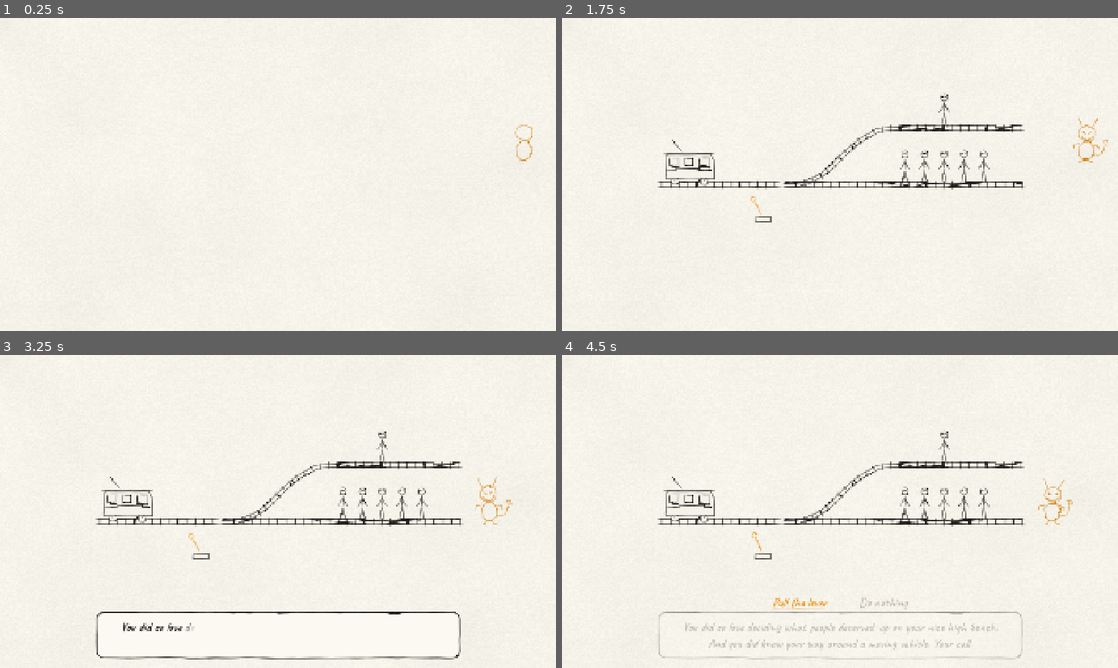
Above: before the commit, frames 1-4 (two rows, left to right).
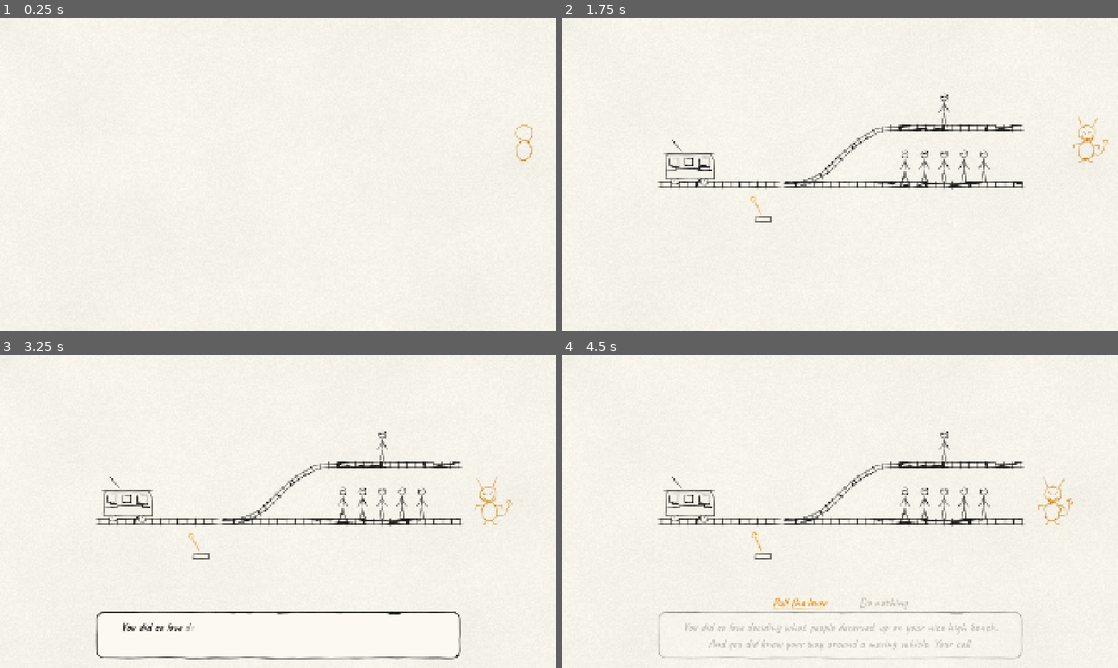
Above: after the commit, the same moments.

Repository: GoktugSugar/your_call
Game: Godot game, scene res://game/main.tscn
The game is run twice, just before and just after one commit, with the same random seed, the same clock (stepped at 60 frames per second) and the same inputs.
Inputs (mouse positions are in pixels of both pictures, inside the frame that each line leads up to):
- Up to frame 1 (0.25 s): no input
- Up to frame 2 (1.75 s): tap Enter at 0.5 s; move the mouse to (962, 158) at 0.52 s; press the mouse at (962, 158) at 0.53 s; release the mouse at (962, 158) at 1.25 s; drag from (728, 190) to (812, 237) at 1.27 s
- Up to frame 3 (3.25 s): move the mouse to (333, 442) at 2.02 s; tap Alt at 2.1 s; click (333, 442) at 2.17 s; drag from (250, 574) to (111, 464) at 2.77 s
- Up to frame 4 (4.5 s): move the mouse to (1006, 558) at 3.52 s; press the mouse at (1006, 558) at 3.53 s; release the mouse at (1006, 558) at 4.25 s; drag from (801, 602) to (756, 433) at 4.27 s

The runs differ from the first frame. In frame 1, less than 0.1% of the frame differs, in the area x 92-96%, y 34-44%; in frame 2, 0.1%; in frame 3, 0.1%; in frame 4, 0.1%, in the area x 85-92%, y 38-54%.

Commit message:
Finer grin, attached arms, and no straining idle for the imp
His body no longer swells and squats in rhythm; a lean toward the stage replaces the bounce fidget.

Co-Authored-By: Claude Opus 5.5 <noreply@anthropic.com>

Diff:
--- a/figures/imp/imp.gd
+++ b/figures/imp/imp.gd
@@ -30,7 +30,7 @@
 
 @export_group("Idle")
 ## How far he bobs at the knees, in pixels.
-@export_range(0.0, 10.0, 0.1) var bob_depth := 2.0
+@export_range(0.0, 10.0, 0.1) var bob_depth := 0.6
 ## Seconds per bob.
 @export_range(0.1, 10.0, 0.05) var bob_period := 1.6
 ## How far he sways side to side, in degrees.
@@ -38,7 +38,7 @@
 ## Seconds per sway.
 @export_range(0.1, 10.0, 0.05) var sway_period := 4.2
 ## How much he swells with each breath, as a fraction of his height.
-@export_range(0.0, 0.1, 0.001) var breath_swell := 0.02
+@export_range(0.0, 0.1, 0.001) var breath_swell := 0.0
 ## Seconds per breath.
 @export_range(0.1, 10.0, 0.05) var breath_period := 2.8
 ## How far his tail sways, in degrees.
@@ -65,8 +65,8 @@
 @export_range(0.0, 60.0, 0.5) var shrug_lift := 24.0
 ## How far a tail flick swings, in degrees.
 @export_range(0.0, 45.0, 0.5) var flick_swing := 22.0
-## How deep a bounce dips, in pixels.
-@export_range(0.0, 10.0, 0.1) var bounce_dip := 5.0
+## How far a lean in tips him toward the stage, in degrees.
+@export_range(0.0, 30.0, 0.5) var lean_in := 8.0
 ## How far a head cock tips, in degrees.
 @export_range(0.0, 30.0, 0.5) var head_cock := 10.0
 
@@ -124,7 +124,7 @@
 ## What the fidget under way adds to his pose. Tweened by name.
 var _fidget_arms := 0.0
 var _fidget_tail := 0.0
-var _fidget_crouch := 0.0
+var _fidget_lean := 0.0
 var _fidget_head := 0.0
 
 
@@ -145,8 +145,8 @@
 	drawing.jitter_phase += delta * jitter_rate
 	var wander := _time * drift_rate
 	drawing.position = Vector2(InkBrush.noise(wander, _drift_seed), InkBrush.noise(wander + _DRIFT_Y_OFFSET, _drift_seed)) * drift
-	drawing.crouch = (0.5 - 0.5 * cos(_time * TAU / bob_period)) * bob_depth + _fidget_crouch
-	drawing.lean = sin(_time * TAU / sway_period) * sway
+	drawing.crouch = (0.5 - 0.5 * cos(_time * TAU / bob_period)) * bob_depth
+	drawing.lean = sin(_time * TAU / sway_period) * sway + _fidget_lean
 	var swell := sin(_time * TAU / breath_period) * breath_swell
 	drawing.scale = Vector2(1.0 - swell * 0.5, 1.0 + swell)
 	var talk := sin(_time * TAU * nod_rate) if _talking else 0.0
@@ -228,11 +228,11 @@
 	_next_fidget_at = _time + _rng.randf_range(fidget_gap.x, fidget_gap.y)
 
 
-## One fidget, eased out and back: a shrug, a tail flick, a bounce or a cocked head.
+## One fidget, eased out and back: a shrug, a tail flick, a lean toward the stage or a cocked head.
 func _start_fidget() -> void:
 	_schedule_fidget()
 	var fidgets := [[^"_fidget_arms", shrug_lift], [^"_fidget_tail", flick_swing],
-			[^"_fidget_crouch", bounce_dip], [^"_fidget_head", head_cock * (1.0 if _rng.randf() < 0.5 else -1.0)]]
+			[^"_fidget_lean", lean_in * _toward_stage()], [^"_fidget_head", head_cock * (1.0 if _rng.randf() < 0.5 else -1.0)]]
 	var pick: Array = fidgets[_rng.randi_range(0, fidgets.size() - 1)]
 	if _fidget != null and _fidget.is_valid():
 		_fidget.kill()
@@ -243,6 +243,11 @@
 	_fidget.tween_property(self, pick[0], 0.0, fidget_duration * 0.55).set_trans(Tween.TRANS_SINE).set_ease(Tween.EASE_IN_OUT)
 
 
+## 1 when the stage is to his right, -1 when it is to his left.
+func _toward_stage() -> float:
+	return 1.0 if wing == Wing.LEFT else -1.0
+
+
 func _arc(t: float, start: Vector2, control: Vector2, target: Vector2) -> void:
 	position = start.lerp(control, t).lerp(control.lerp(target, t), t)
 
--- a/figures/imp/imp_drawing.gd
+++ b/figures/imp/imp_drawing.gd
@@ -5,6 +5,7 @@
 ## sly slanted eyes over a wide grin, a boxy body, stubby bent arms that float beside it, and a
 ## crooked tail with a square tip. His line is heavier and jitters more than the rest of the page.
 ## Unlike every soul, he has a mouth and a few faces. His origin is the ground between his feet.
+## Both arms join the body at the shoulders.
 ## [Imp] animates the lean, the nod, the crouch, the arms, the tail and the jitter; this only draws them.
 
 enum Face { GRIN, SMUG, GLARE, SURPRISED }
@@ -66,8 +67,8 @@
 		Vector2(7.0, -12.6), Vector2(21.7, -23.8), Vector2(28.0, -51.1), Vector2(10.5, -72.8)]
 const _LEFT_HORN := [Vector2(-16.8, -123.9), Vector2(-25.0, -142.0), Vector2(-32.2, -158.9)]
 const _RIGHT_HORN := [Vector2(17.5, -123.9), Vector2(26.5, -141.0), Vector2(35.0, -157.5)]
-const _LEFT_ARM := [Vector2(-23.1, -65.8), Vector2(-43.4, -59.5), Vector2(-44.1, -47.6)]
-const _RIGHT_ARM := [Vector2(21.0, -65.1), Vector2(42.7, -58.1), Vector2(42.7, -45.5)]
+const _LEFT_ARM := [Vector2(-16.0, -66.0), Vector2(-43.4, -59.5), Vector2(-44.1, -47.6)]
+const _RIGHT_ARM := [Vector2(16.0, -66.0), Vector2(43.4, -59.5), Vector2(44.1, -47.6)]
 const _LEFT_LEG := [Vector2(-10.5, -12.6), Vector2(-16.1, -2.1), Vector2(-25.9, -0.7)]
 const _RIGHT_LEG := [Vector2(8.4, -12.6), Vector2(13.3, -2.8), Vector2(23.8, 0.0)]
 const _TAIL := [Vector2(22.4, -24.5), Vector2(33.6, -29.4), Vector2(38.5, -26.6), Vector2(52.5, -33.6),
@@ -84,10 +85,10 @@
 const _FROWN := [Vector2(-15.0, -84.0), Vector2(0.0, -89.0), Vector2(15.0, -84.0)]
 const _SURPRISED_EYES := [Vector2(-10.0, -105.0), Vector2(10.0, -105.0)]
 const _SURPRISED_EYE_RADIUS := 5.0
-## His eyes and mouth are bold marks, heavier than the rest of him, so they read at any size.
+## His eyes are bold marks, heavier than the rest of him, so they read at any size. His grin is finer.
 const _EYE_WIDTH := 1.35
 const _GLARE_EYE_WIDTH := 1.45
-const _MOUTH_WIDTH := 1.1
+const _MOUTH_WIDTH := 0.75
 const _SURPRISED_MOUTH := Vector2(0.0, -88.0)
 const _SURPRISED_MOUTH_RADII := Vector2(5.0, 6.5)
 
Not shown, changed: docs/DECISIONS.md
